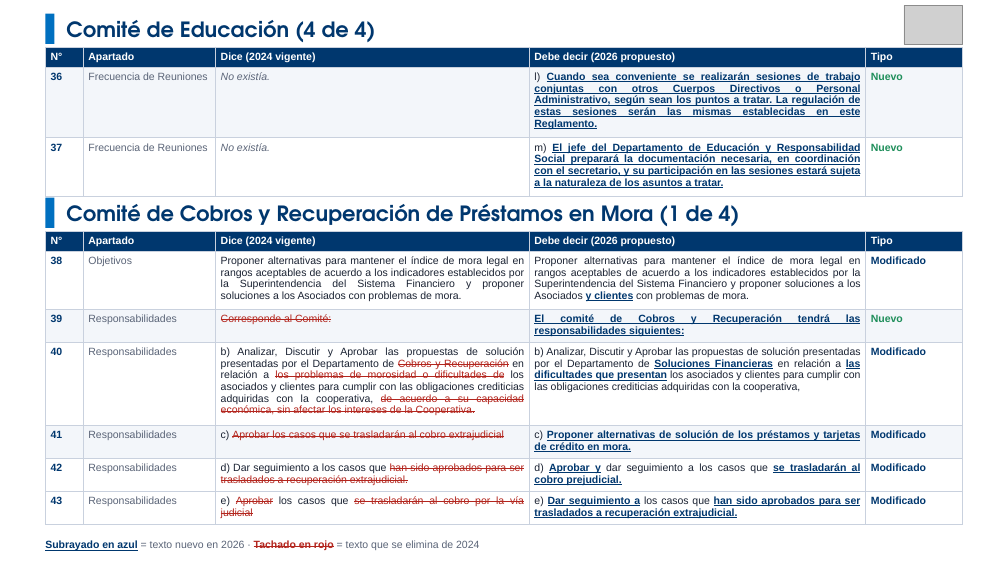
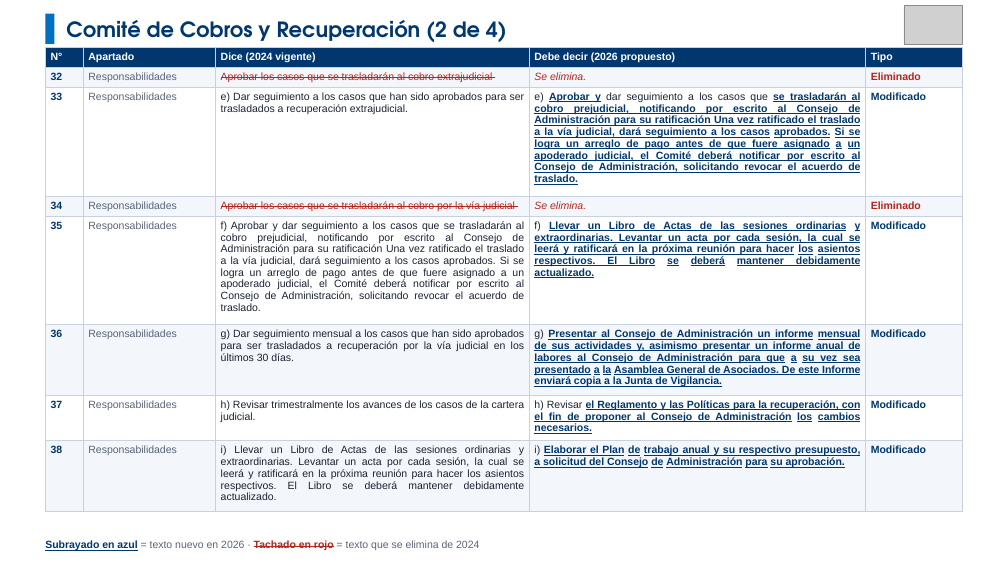
Before and after one commit to menjivar201280/riesgo, a slide deck: slide 23 of comparativo-comite-riesgos/Comparativo_Comite_Riesgos_V03_vs_V04.pptx. Drawn at 1008x567 pixels with LibreOffice and Linux fonts; fonts in the diff are those of the drawing; grey boxes stand for pictures. Boxes give left, top, right and bottom in pixels: in the first picture for what was removed or moved away, otherwise in the second. Text is boxed around its words. In the diff, an @@ line names an element or a change of style, - is before the commit and + after.

```diff
--- a/comparativo-comite-riesgos/Comparativo_Comite_Riesgos_V03_vs_V04.pptx
+++ b/comparativo-comite-riesgos/Comparativo_Comite_Riesgos_V03_vs_V04.pptx
@@ text at [66,20,507,42]: text changed @@
-Comité de Educación (4 de 4)
+Comité de Cobros y Recuperación (2 de 4)
@@ table at [45,47,963,510] @@
-row 2: 38 | Objetivos | Proponer alternativas para mantener el índice de mora legal en rangos aceptables de acuerdo a los indicadores establecidos por la Superintendencia del Sistema Financiero y proponer soluciones a los Asociados con problemas de mora. | Proponer alternativas para mantener el índice de mora legal en rangos aceptables de acuerdo a los indicadores establecidos por la Superintendencia del Sistema Financiero y proponer soluciones a los Asociados y clientes con problemas de mora. | Modificado
-row 3: 39 | Responsabilidades | Corresponde al Comité: | El comité de Cobros y Recuperación tendrá las responsabilidades siguientes: | Nuevo
-row 4: 40 | Responsabilidades | b) Analizar, Discutir y Aprobar las propuestas de solución presentadas por el Departamento de Cobros y Recuperación en relación a los problemas de morosidad o dificultades de los asociados y clientes para cumplir con las obligaciones crediticias adquiridas con la cooperativa, de acuerdo a su capacidad económica, sin afectar los intereses de la Cooperativa. | b) Analizar, Discutir y Aprobar las propuestas de solución presentadas por el Departamento de Soluciones Financieras en relación a las dificultades que presentan los asociados y clientes para cumplir con las obligaciones crediticias adquiridas con la cooperativa, | Modificado
-row 5: 41 | Responsabilidades | c) Aprobar los casos que se trasladarán al cobro extrajudicial | c) Proponer alternativas de solución de los préstamos y tarjetas de crédito en mora. | Modificado
-row 6: 42 | Responsabilidades | d) Dar seguimiento a los casos que han sido aprobados para ser trasladados a recuperación extrajudicial. | d) Aprobar y dar seguimiento a los casos que se trasladarán al cobro prejudicial. | Modificado
-row 7: 43 | Responsabilidades | e) Aprobar los casos que se trasladarán al cobro por la vía judicial | e) Dar seguimiento a los casos que han sido aprobados para ser trasladados a recuperación extrajudicial. | Modificado
+row 2: 32 | Responsabilidades | Aprobar los casos que se trasladarán al cobro extrajudicial | Se elimina. | Eliminado
+row 3: 33 | Responsabilidades | e) Dar seguimiento a los casos que han sido aprobados para ser trasladados a recuperación extrajudicial. | e) Aprobar y dar seguimiento a los casos que se trasladarán al cobro prejudicial, notificando por escrito al Consejo de Administración para su ratificación Una vez ratificado el traslado a la vía judicial, dará seguimiento a los casos aprobados. Si se logra un arreglo de pago antes de que fuere asignado a un apoderado judicial, el Comité deberá notificar por escrito al Consejo de Administración, solicitando revocar el acuerdo de traslado. | Modificado
+row 4: 34 | Responsabilidades | Aprobar los casos que se trasladarán al cobro por la vía judicial | Se elimina. | Eliminado
+row 5: 35 | Responsabilidades | f) Aprobar y dar seguimiento a los casos que se trasladarán al cobro prejudicial, notificando por escrito al Consejo de Administración para su ratificación Una vez ratificado el traslado a la vía judicial, dará seguimiento a los casos aprobados. Si se logra un arreglo de pago antes de que fuere asignado a un apoderado judicial, el Comité deberá notificar por escrito al Consejo de Administración, solicitando revocar el acuerdo de traslado. | f) Llevar un Libro de Actas de las sesiones ordinarias y extraordinarias. Levantar un acta por cada sesión, la cual se leerá y ratificará en la próxima reunión para hacer los asientos respectivos. El Libro se deberá mantener debidamente actualizado. | Modificado
+row 6: 36 | Responsabilidades | g) Dar seguimiento mensual a los casos que han sido aprobados para ser trasladados a recuperación por la vía judicial en los últimos 30 días. | g) Presentar al Consejo de Administración un informe mensual de sus actividades y, asimismo presentar un informe anual de labores al Consejo de Administración para que a su vez sea presentado a la Asamblea General de Asociados. De este Informe enviará copia a la Junta de Vigilancia. | Modificado
+row 7: 37 | Responsabilidades | h) Revisar trimestralmente los avances de los casos de la cartera judicial. | h) Revisar el Reglamento y las Políticas para la recuperación, con el fin de proponer al Consejo de Administración los cambios necesarios. | Modificado
+row 8: 38 | Responsabilidades | i) Llevar un Libro de Actas de las sesiones ordinarias y extraordinarias. Levantar un acta por cada sesión, la cual se leerá y ratificará en la próxima reunión para hacer los asientos respectivos. El Libro se deberá mantener debidamente actualizado. | i) Elaborar el Plan de trabajo anual y su respectivo presupuesto, a solicitud del Consejo de Administración para su aprobación. | Modificado
@@ table: place and size @@
-table at [45,231,963,523]
+table at [45,47,963,510]
@@ table removed at [45,47,963,193], 3 rows, 5 columns @@
-N° | Apartado | Dice (2024 vigente) | Debe decir (2026 propuesto) | Tipo
-36 | Frecuencia de Reuniones | No existía. | l) Cuando sea conveniente se realizarán sesiones de trabajo conjuntas con otros Cuerpos Directivos o Personal Administrativo, según sean los puntos a tratar. La regulación de estas sesiones serán las mismas establecidas en este Reglamento. | Nuevo
-37 | Frecuencia de Reuniones | No existía. | m) El jefe del Departamento de Educación y Responsabilidad Social preparará la documentación necesaria, en coordinación con el secretario, y su participación en las sesiones estará sujeta a la naturaleza de los asuntos a tratar. | Nuevo
@@ rectangle removed at [45,198,54,228] @@
@@ text removed at [66,204,740,226] @@
-Comité de Cobros y Recuperación de Préstamos en Mora (1 de 4)
```
Also in this commit, not shown: 16 other slides changed, 1 slide added, 8 slides removed.
